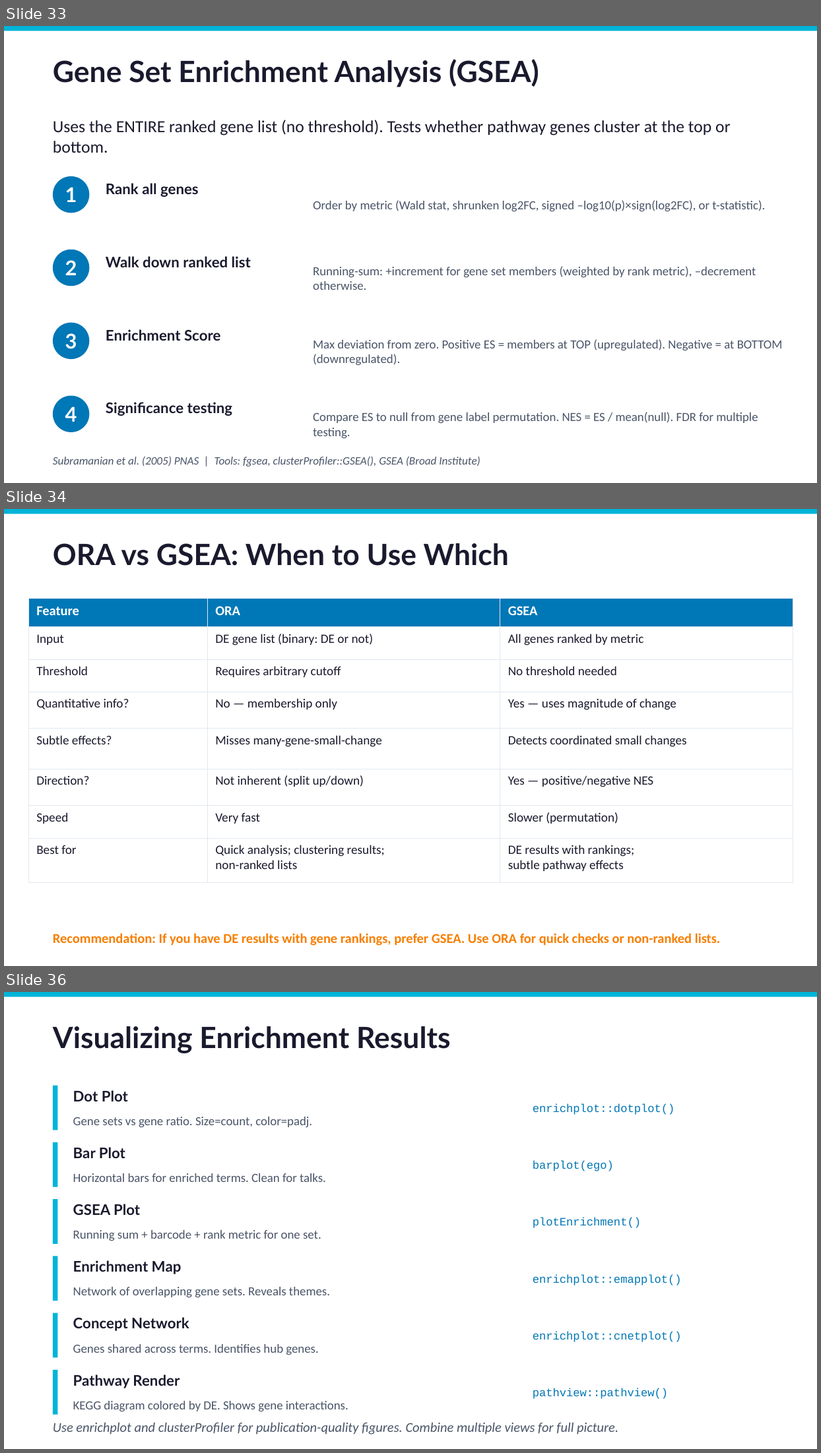
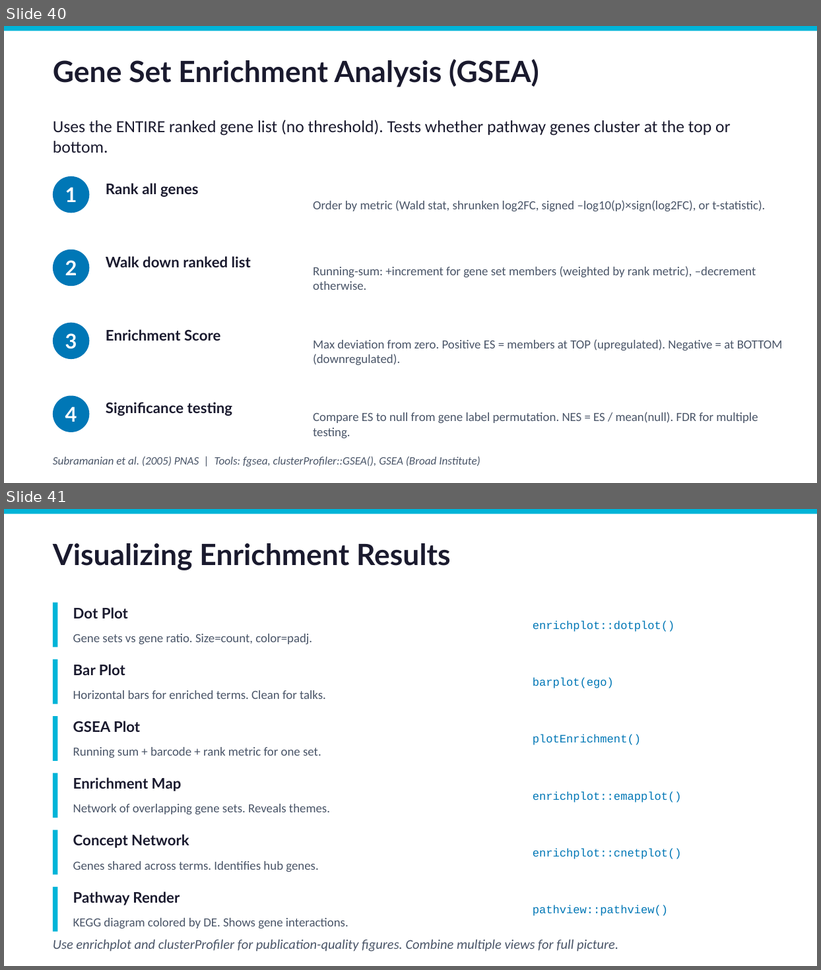
Before and after one commit to NorahSAlghamdi/bioinformatics-HCT-Training, a slide deck: Day6_Slides_Differential_Expression_v2.pptx. Shown one above the other, each under a label of ours: slides 33, 34 and 36 before the commit, slides 40 and 41 after it; the slides between them are not shown. The pictures are 821x1453 and 821x970 pixels, drawn with LibreOffice and Linux fonts; fonts in the diff are those of the drawing. Boxes give left, top, right and bottom in pixels: in the first picture for what was removed or moved away, otherwise in the second. Text is boxed around its words. In the diff, an @@ line names an element or a change of style, - is before the commit and + after.

```diff
--- a/Day6_Slides_Differential_Expression_v2.pptx
+++ b/Day6_Slides_Differential_Expression_v2.pptx
@@ slide 34 removed at <box>4,509,817,966</box>, background #FFFFFF @@
@@ rectangle removed at <box>4,509,817,514</box> @@
@@ text removed at <box>53,543,509,566</box> @@
-ORA vs GSEA: When to Use Which
@@ table removed at <box>28,599,793,883</box>, 8 rows, 3 columns @@
-Feature | ORA | GSEA
-Input | DE gene list (binary: DE or not) | All genes ranked by metric
-Threshold | Requires arbitrary cutoff | No threshold needed
-Quantitative info? | No — membership only | Yes — uses magnitude of change
-Subtle effects? | Misses many-gene-small-change | Detects coordinated small changes
-Direction? | Not inherent (split up/down) | Yes — positive/negative NES
-Speed | Very fast | Slower (permutation)
-Best for | Quick analysis; clustering results; / non-ranked lists | DE results with rankings; / subtle pathway effects
@@ text removed at <box>53,933,721,946</box> @@
-Recommendation: If you have DE results with gene rankings, prefer GSEA. Use ORA for quick checks or non-ranked lists.
@@ what was slide 33 is now slide 40 @@
@@ what was slide 36 is now slide 41 @@
```
Also in this commit, not shown: 8 slides changed, 7 slides added, 5 other slides removed.
